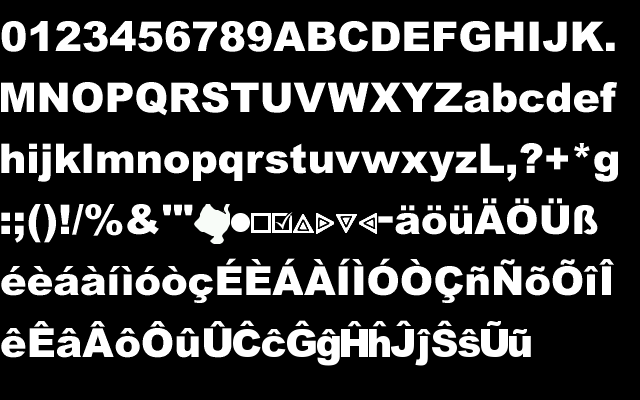
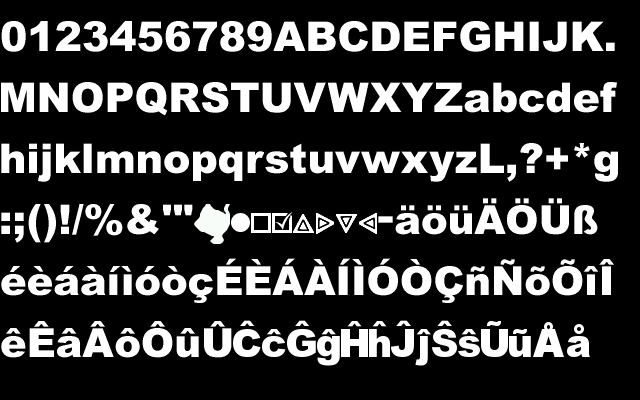
Layered file, before and after one edit (w=640, h=400). Changes by layer:
painted on "Leere Ebene" over [533, 322, 590, 357]
painted on "Hintergrund" over [533, 322, 590, 357]
